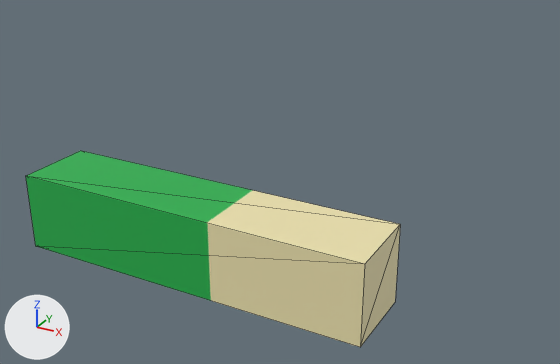
A saved change to the glTF model models/player.glb.
One viewpoint serves both versions: a camera (50 mm lens) standing at (1.339, -1.647, 0.608) and looking at (0.603, -0.308, -0.061). Arrows for +X, +Y and +Z are at lower left; the lights stay in place. Mesh edges are drawn as thin lines. Vertices at the same position are counted once.

The older version as bpy lines, for what is in view:
```python
me_player = bpy.data.meshes.new('Player')
me_player.from_pydata(...)  # a box spanning x -0.036..0.853, y -0.426..-0.233, z -0.328..-0.135
me_player.materials.append(mat_player)  # picture img_player
ob_player = bpy.data.objects.new('Player', me_player)
ob_player.location = (0.0, 0.0, 0.0)
```
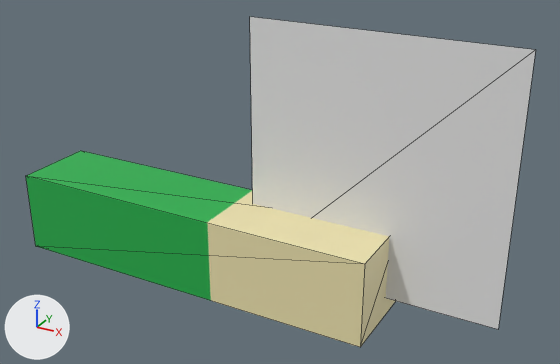
Location of each change, (x1, y1, x2, y2) in pixels of the pictures (560 x 364 px):
'Player', reshaped (36% wider, 68% taller)
    before: (26, 151, 400, 347)
    after: (26, 17, 536, 347)
part 1 of me_player, added
    after: (250, 17, 536, 329)

The change in detail:
Material 'HeldItem' (mat_helditem) is new.
Its base color is (0.8, 0.8, 0.8) (white #e7e7e7).
me_player is used by ob_player; location (0.0, 0.0, 0.0).
Verts and faces of me_player; kept vertices keep their numbers, new ones are numbered from 8.
me_player had 8 vertices, 12 faces and spanned x -0.036..0.853, y -0.426..-0.233, z -0.328..-0.135.
me_player now has 12 vertices, 14 faces and spans x -0.036..1.093, y -0.426..-0.233, z -0.328..0.283.
Part 1, on me_player:
New vertex 8 is at (1.093, -0.297, 0.283), pixel (535, 49).
New vertex 9 is at (1.093, -0.297, -0.283), pixel (498, 329).
New vertex 10 is at (0.527, -0.297, -0.283).
New vertex 11 is at (0.527, -0.297, 0.283), pixel (249, 16).
New faces: (8, 9, 10), (8, 10, 11) (mat_helditem (white #e7e7e7)).
me_player now uses material mat_helditem (white #e7e7e7).
